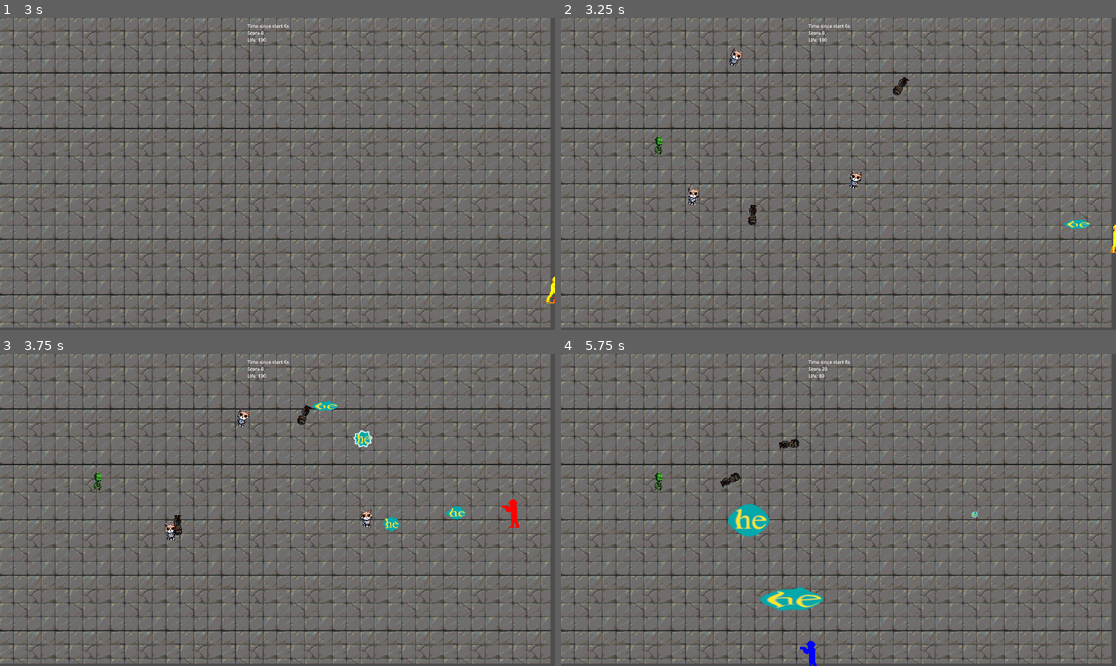
Above: before the commit, frames 1-4 (two rows, left to right).
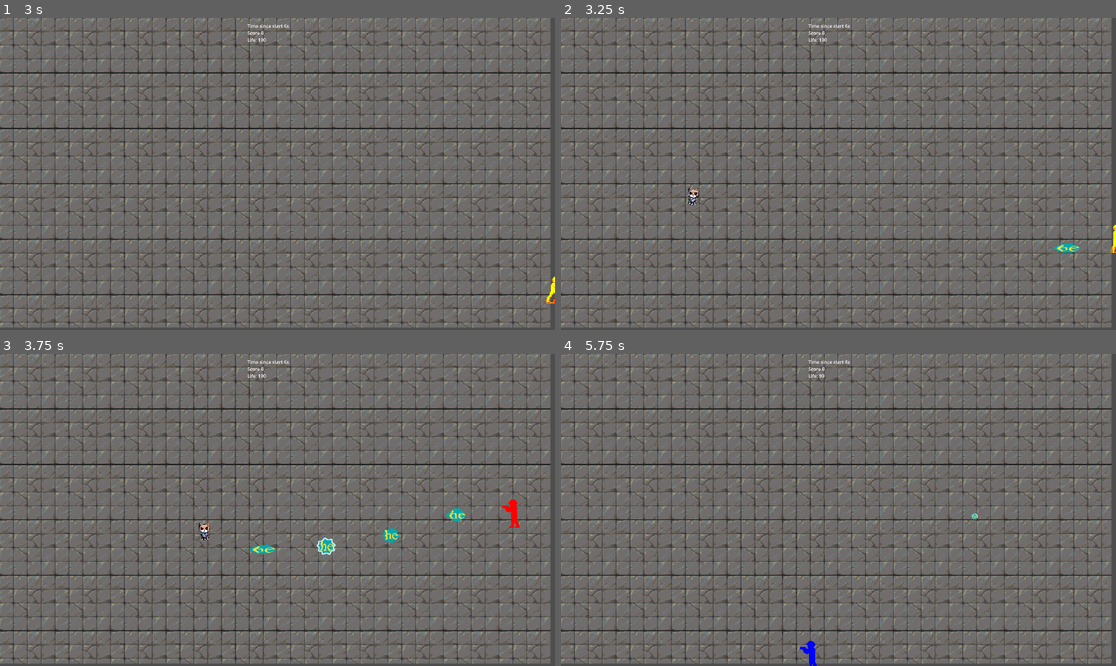
Above: after the commit, the same moments.

Repository: elVariable/gamejam
Game: Godot game, scene res://scenes/levels/main.tscn
Two runs of this game, one before a commit and one after it. Both use one fixed random seed, a clock stepped at 60 frames per second and the inputs below. The engine's default icon, where the game draws it, is replaced by a stand-in: a white triangle on a blue panel in a dark square.
Inputs:
- Up to frame 1 (3 s): tap Enter at 0.5 s; hold D (Right) 0.53-1.28 s; tap U (Fire0) at 0.6 s; hold S (Down) 1.28-2.03 s; tap I (Fire1) at 1.35 s; hold D (Right) 2.03-2.78 s; tap O (Fire2) at 2.1 s; hold W (Up) from 2.78 s (still down); tap P (Fire3) at 2.85 s
- Up to frame 2 (3.25 s): keep holding W (Up)
- Up to frame 3 (3.75 s): release W (Up) at 3.53 s; hold A (Left) from 3.53 s (still down); tap U (Fire0) at 3.6 s
- Up to frame 4 (5.75 s): tap I (Fire1) at 4.35 s; release A (Left) at 5.03 s; hold S (Down) from 5.03 s (still down); tap O (Fire2) at 5.1 s

Frame 1 is identical in both runs. In frame 2, 0.6% of the frame differs, in the area x 16-96%, y 9-76%; in frame 3, 1.3%; in frame 4, 1.4%, in the area x 16-76%, y 4-83%.

Commit message:
enemry spawn according to difficulty

Diff:
--- a/scenes/prefabs/enemies/enemy.tscn
+++ b/scenes/prefabs/enemies/enemy.tscn
@@ -46,7 +46,7 @@
 "Walk": SubResource("Animation_x62mb")
 }
 
-[node name="Enemy" type="CharacterBody2D" groups=["Enemies"]]
+[node name="Enemy2" type="CharacterBody2D" groups=["Enemies"]]
 collision_layer = 2
 collision_mask = 3
 script = ExtResource("1_dg030")
--- a/scenes/prefabs/enemies/grumpy_house_plant.tscn
+++ b/scenes/prefabs/enemies/grumpy_house_plant.tscn
@@ -46,7 +46,7 @@
 script = ExtResource("2_yt1aw")
 
 [node name="Icon" parent="." index="0"]
-modulate = Color(0.427451, 0.941176, 0.384314, 1)
+modulate = Color(1, 1, 1, 1)
 texture = ExtResource("3_ncnrk")
 
 [node name="AnimationPlayer" parent="." index="3"]
--- a/scenes/prefabs/enemies/grumpy_old_man.tscn
+++ b/scenes/prefabs/enemies/grumpy_old_man.tscn
@@ -46,7 +46,7 @@
 script = ExtResource("2_8tq81")
 
 [node name="Icon" parent="." index="0"]
-modulate = Color(0.317647, 0.317647, 0.317647, 1)
+modulate = Color(1, 1, 1, 1)
 texture = ExtResource("3_7p1jw")
 
 [node name="AnimationPlayer" parent="." index="3"]
--- a/scripts/enemies/grumpy_house_plant.gd
+++ b/scripts/enemies/grumpy_house_plant.gd
@@ -18,9 +18,11 @@
 func get_enemy_spawn_amount(
     difficulty: int,
 ):
-    var enemy_spawn_amount = pow(2, difficulty)
-    return 1
+    if difficulty > 5:
+        return difficulty % 5
+    else:
+        return 0
 
 func get_legit_spawn(window_size, player_pos, min_dist_to_player = -1):
-    min_dist_to_player = window_size.x / 10
+    min_dist_to_player = window_size.x / 20
     return super.get_legit_spawn(window_size, player_pos, min_dist_to_player)
--- a/scripts/enemies/grumpy_old_man.gd
+++ b/scripts/enemies/grumpy_old_man.gd
@@ -21,5 +21,7 @@
 func get_enemy_spawn_amount(
     difficulty: int,
 ):
-    var enemy_spawn_amount = pow(2, difficulty)
-    return 2
+    if difficulty > 5:
+        return int((difficulty - 5) / 2)
+    else:
+        return 0
--- a/scripts/enemies/grumpy_the_cat.gd
+++ b/scripts/enemies/grumpy_the_cat.gd
@@ -11,5 +11,4 @@
 func get_enemy_spawn_amount(
     difficulty: int,
 ):
-    var enemy_spawn_amount = pow(2, difficulty)
-    return 3
+    return pow(1.2, difficulty)
--- a/scripts/main.gd
+++ b/scripts/main.gd
@@ -14,7 +14,7 @@
 var last_enemy_dificulty_increase_timer = 0
 var next_enemy_dificulty_increase = 5
 
-var wave_duration = 40 # seconds
+var wave_duration = 25 # seconds
 var current_wave_duration = 0
 
 var intermediate_scene = load("res://scenes/levels/intermediate.tscn")
Not shown, added: Assets/Bullets/Thumbs.db
Not shown, added: Assets/Player/Thumbs.db
Not shown, added: Assets/Texture/Thumbs.db
